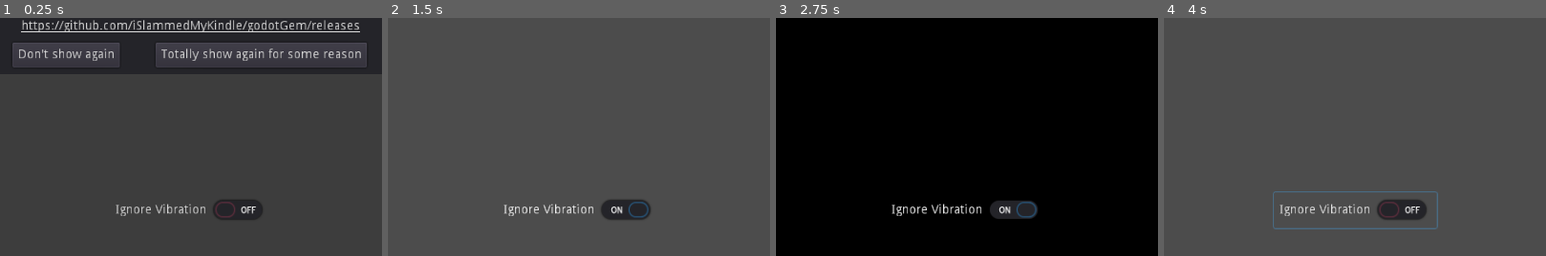
Above: before the commit, frames 1-4 (left to right).
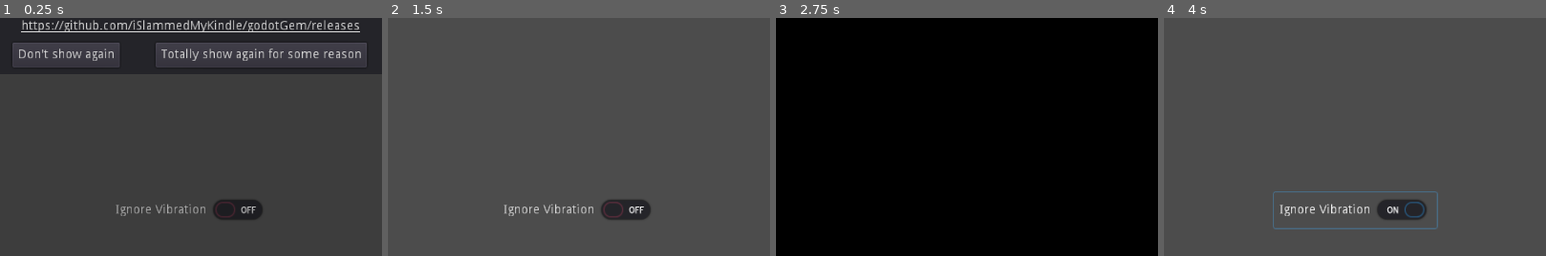
Above: after the commit, the same moments.

Repository: iSlammedMyKindle/godotGem
Game: Godot game, scene res://Main.tscn
The game is run twice, just before and just after one commit, with the same random seed, the same clock (stepped at 60 frames per second) and the same inputs. The engine's default icon, where the game draws it, is replaced by a stand-in: a white triangle on a blue panel in a dark square.
Inputs:
- Up to frame 1 (0.25 s): no input
- Up to frame 2 (1.5 s): click "Ignore Vibration" at 0.5 s; click "Don't show again" at 1.25 s
- Up to frame 3 (2.75 s): click "Blinder" at 2 s
- Up to frame 4 (4 s): click "Blinder" at 2.75 s; click "Ignore Vibration" at 3.5 s
The pictures show only the part of the screen within x 26-76%, y 50-100%; the shares and areas given below are measured in that part.

The runs differ from the first frame. In frame 1, 0.2% of the frame differs, in the area x 30-67%, y 78-84%; in frame 2, 0.4%; in frame 3, 1.3%, in the area x 30-69%, y 76-85%; in frame 4, 0.3%.

Commit message:
moved the vibration toggle behind the blinder

Diff:
--- a/client/Main.tscn
+++ b/client/Main.tscn
@@ -150,6 +150,14 @@
 [node name="AnimationPlayer" type="AnimationPlayer" parent="Rylan"]
 anims/spin = SubResource( 2 )
 
+[node name="IgnoreVibration" type="CheckButton" parent="."]
+margin_left = 512.0
+margin_top = 693.0
+margin_right = 694.0
+margin_bottom = 733.0
+rect_scale = Vector2( 1.5, 1.5 )
+text = "Ignore Vibration"
+
 [node name="Blinder" type="ColorRect" parent="."]
 visible = false
 margin_right = 1280.0
@@ -162,14 +170,6 @@
 [node name="firstTimeRun" parent="." instance=ExtResource( 8 )]
 visible = false
 
-[node name="IgnoreVibration" type="CheckButton" parent="."]
-margin_left = 512.0
-margin_top = 693.0
-margin_right = 694.0
-margin_bottom = 733.0
-rect_scale = Vector2( 1.5, 1.5 )
-text = "Ignore Vibration"
-
 [connection signal="pressed" from="githubPage" to="." method="_on_githubPage_pressed"]
 [connection signal="pressed" from="BlinderBtn" to="." method="_on_BlinderBtn_pressed"]
 [connection signal="pressed" from="Button" to="." method="_on_Button_pressed"]
